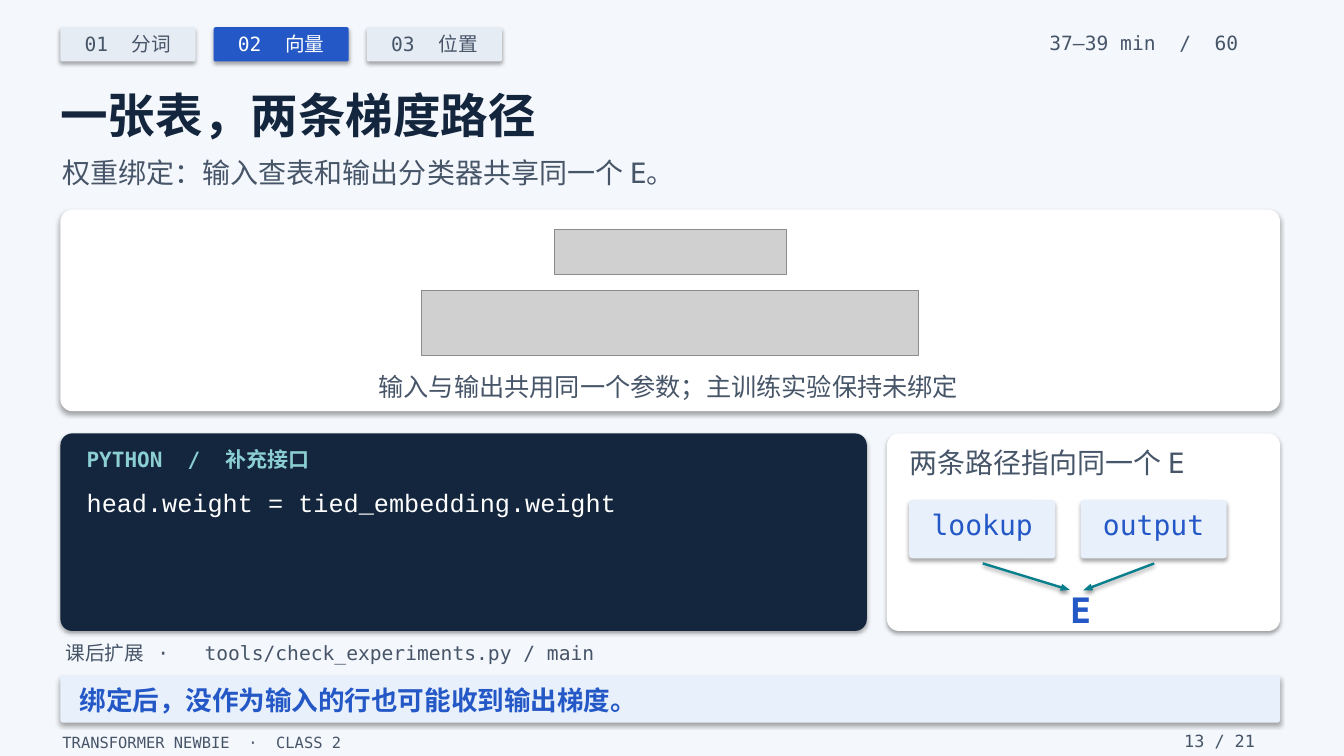
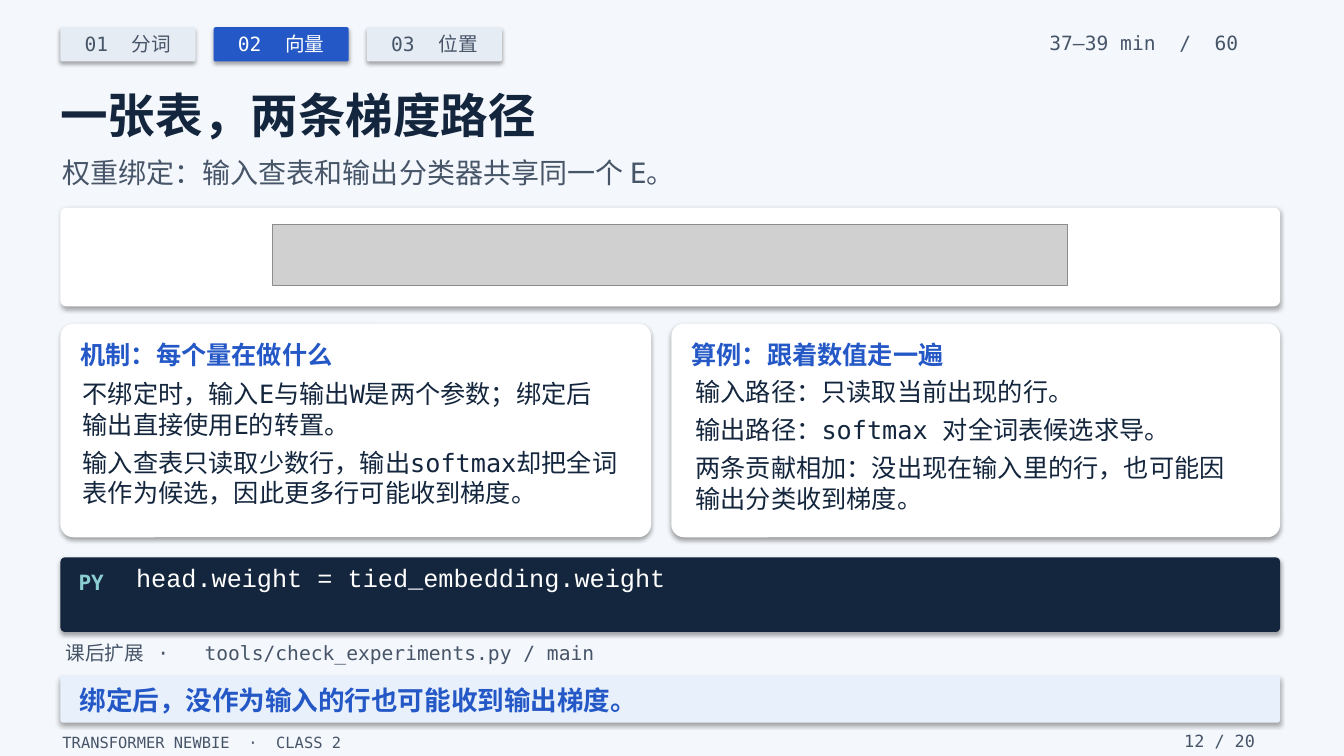
Before and after one commit to yangzy723/Transformer-Newbie, a slide deck: slide 12 of class2/class2_tokens_embeddings_positions.pptx (slide 13 before the commit). Drawn at 1344x756 pixels with LibreOffice and Linux fonts; fonts in the diff are those of the drawing; grey boxes stand for pictures. Boxes give left, top, right and bottom in pixels: in the first picture for what was removed or moved away, otherwise in the second. Text is boxed around its words. In the diff, an @@ line names an element or a change of style, - is before the commit and + after.

```diff
--- a/class2/class2_tokens_embeddings_positions.pptx
+++ b/class2/class2_tokens_embeddings_positions.pptx
@@ rounded rectangle resized from (x1=60, y1=210, x2=1280, y2=411) to (x1=60, y1=208, x2=1280, y2=307) @@
@@ picture resized from (x1=555, y1=230, x2=786, y2=274) to (x1=273, y1=225, x2=1069, y2=286) @@
@@ picture removed at (x1=422, y1=290, x2=920, y2=356) @@
@@ rounded rectangle added at (x1=60, y1=324, x2=651, y2=537), fill #FFFFFF @@
@@ rounded rectangle resized from (x1=60, y1=434, x2=867, y2=631) to (x1=671, y1=324, x2=1280, y2=537) @@
@@ rounded rectangle at (x1=671, y1=324, x2=1280, y2=537): fill #14263D to #FFFFFF @@
@@ text added at (x1=81, y1=342, x2=333, y2=367), 18 pt, text #2458C6, bold @@
+机制：每个量在做什么
@@ text added at (x1=691, y1=342, x2=943, y2=367), 18 pt, text #2458C6, bold @@
+算例：跟着数值走一遍
@@ text added at (x1=83, y1=381, x2=592, y2=436), 18 pt, text #14263D @@
+不绑定时，输入E与输出W是两个参数；绑定后
+输出直接使用E的转置。
@@ text removed at (x1=378, y1=375, x2=958, y2=400) @@
-输入与输出共用同一个参数；主训练实验保持未绑定
@@ text at (x1=696, y1=380, x2=1074, y2=403): text changed; size 20 to 18 pt; text colour #475569 to #14263D @@
-两条路径指向同一个 E
+输入路径：只读取当前出现的行。
@@ text added at (x1=696, y1=417, x2=1170, y2=441), 18 pt, text #14263D @@
+输出路径：softmax 对全词表候选求导。
@@ text removed at (x1=87, y1=449, x2=310, y2=469) @@
-PYTHON / 补充接口
@@ rounded rectangle removed at (x1=887, y1=434, x2=1280, y2=631) @@
@@ text added at (x1=83, y1=450, x2=618, y2=505), 18 pt, text #14263D @@
+输入查表只读取少数行，输出softmax却把全词
+表作为候选，因此更多行可能收到梯度。
@@ text at (x1=696, y1=456, x2=1225, y2=510): text changed; size 20 to 18 pt; text colour #2458C6 to #14263D @@
-lookup
+两条贡献相加：没出现在输入里的行，也可能因
+输出分类收到梯度。
@@ rounded rectangle removed at (x1=909, y1=500, x2=1056, y2=559) @@
@@ rounded rectangle removed at (x1=1081, y1=500, x2=1227, y2=559) @@
@@ text removed at (x1=1103, y1=515, x2=1204, y2=541) @@
-output
@@ rounded rectangle added at (x1=60, y1=558, x2=1280, y2=632), fill #14263D @@
@@ text "head.weight = tied_embedding.weight" moved from (x1=87, y1=494, x2=616, y2=518) to (x1=136, y1=568, x2=666, y2=593) @@
@@ line removed from (983, 564) to (1066, 589) @@
@@ line removed from (1154, 564) to (1088, 589) @@
@@ text added at (x1=79, y1=574, x2=104, y2=590), 15 pt, text #8BCFD2, bold @@
+PY
@@ triangle removed at (x1=1061, y1=584, x2=1072, y2=593) @@
@@ text removed at (x1=1070, y1=597, x2=1091, y2=623) @@
-E
@@ triangle removed at (x1=1083, y1=583, x2=1094, y2=593) @@
@@ text at (x1=1184, y1=734, x2=1255, y2=747): text changed @@
-13 / 21
+12 / 20
```
Also in this commit, not shown: 19 other slides changed, 1 slide removed, 49 other files.
